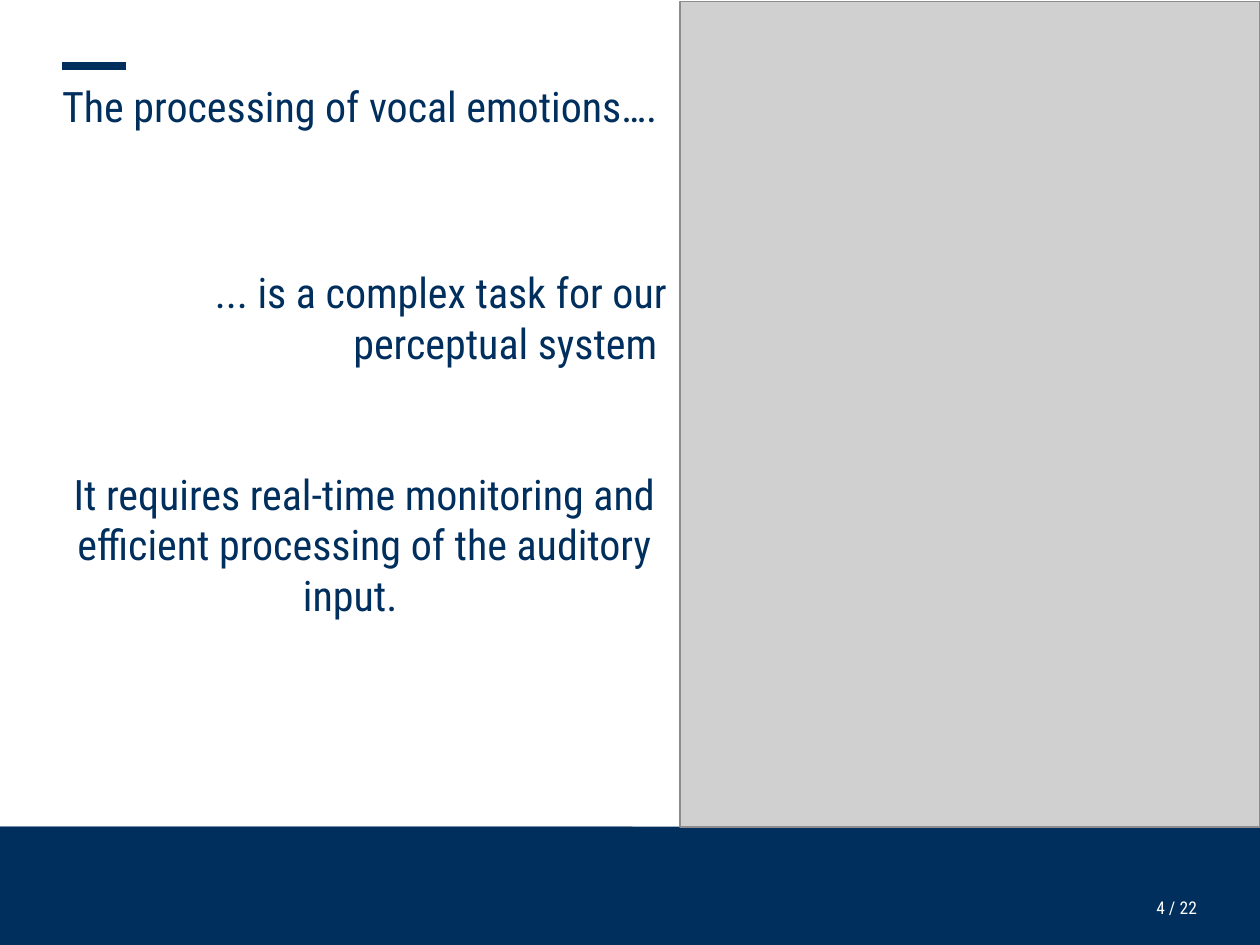
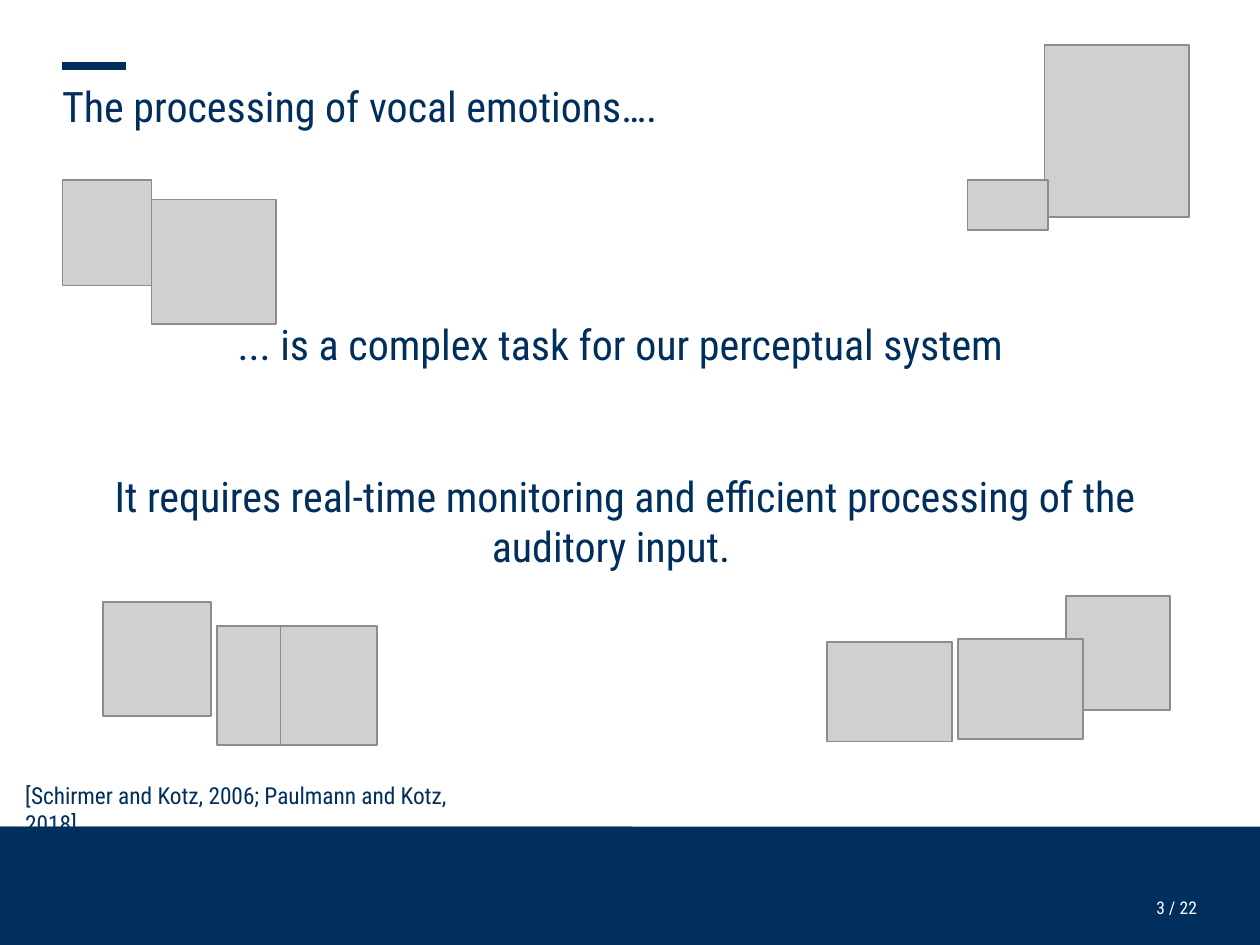
Before and after one commit to ChristineNussbaum/2025_Simultaneous_Adaptation, a slide deck: slide 3 of talks/Kolloq_Simulatenous_opposite_adaptation.pptx (slide 4 before the commit). Drawn at 1260x945 pixels with LibreOffice and Linux fonts; fonts in the diff are those of the drawing; grey boxes stand for pictures; background and template pictures are left out. Boxes give left, top, right and bottom in pixels: in the first picture for what was removed or moved away, otherwise in the second. Text is boxed around its words. In the diff, an @@ line names an element or a change of style, - is before the commit and + after.

```diff
--- a/talks/Kolloq_Simulatenous_opposite_adaptation.pptx
+++ b/talks/Kolloq_Simulatenous_opposite_adaptation.pptx
@@ picture removed at (680, 2, 1260, 827) @@
@@ picture added at (1045, 45, 1189, 217) @@
@@ picture added at (62, 180, 151, 286) @@
@@ picture added at (151, 200, 276, 324) @@
@@ picture added at (968, 180, 1048, 230) @@
@@ text "... is a complex task ...": place and size @@
-text "... is a complex task ..." at (74, 276, 666, 620)
+text "... is a complex task ..." at (115, 328, 1135, 571)
@@ text at (280, 328, 1002, 369): alignment right to centre @@
@@ picture added at (1067, 596, 1171, 711) @@
@@ picture added at (102, 601, 210, 716) @@
@@ picture added at (217, 627, 314, 746) @@
@@ picture added at (281, 627, 378, 746) @@
@@ picture added at (827, 642, 951, 741) @@
@@ picture added at (958, 640, 1082, 739) @@
@@ text added at (25, 785, 447, 827), 10 pt, text #002F5D @@
+[Schirmer and Kotz, 2006; Paulmann and Kotz, 2018]
@@ page number at (1156, 901, 1197, 914): text changed @@
-4 / 22
+3 / 22
```
Also in this commit, not shown: 12 other slides changed, 11 slides added, 3 slides removed, 1 other file.
